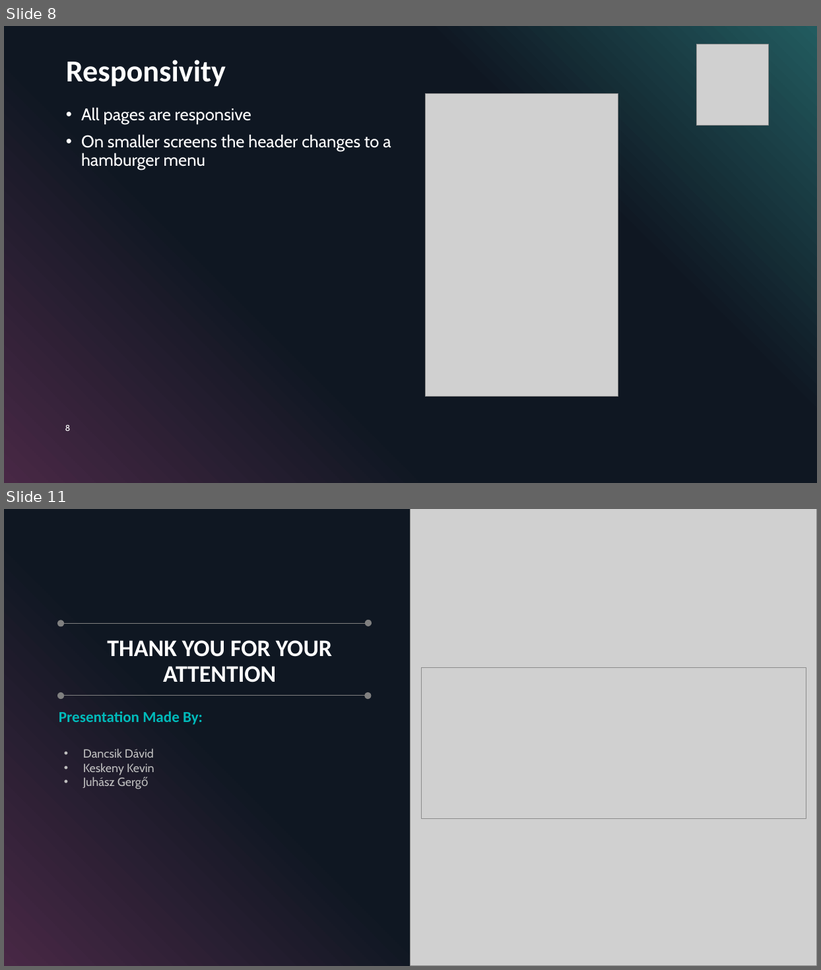
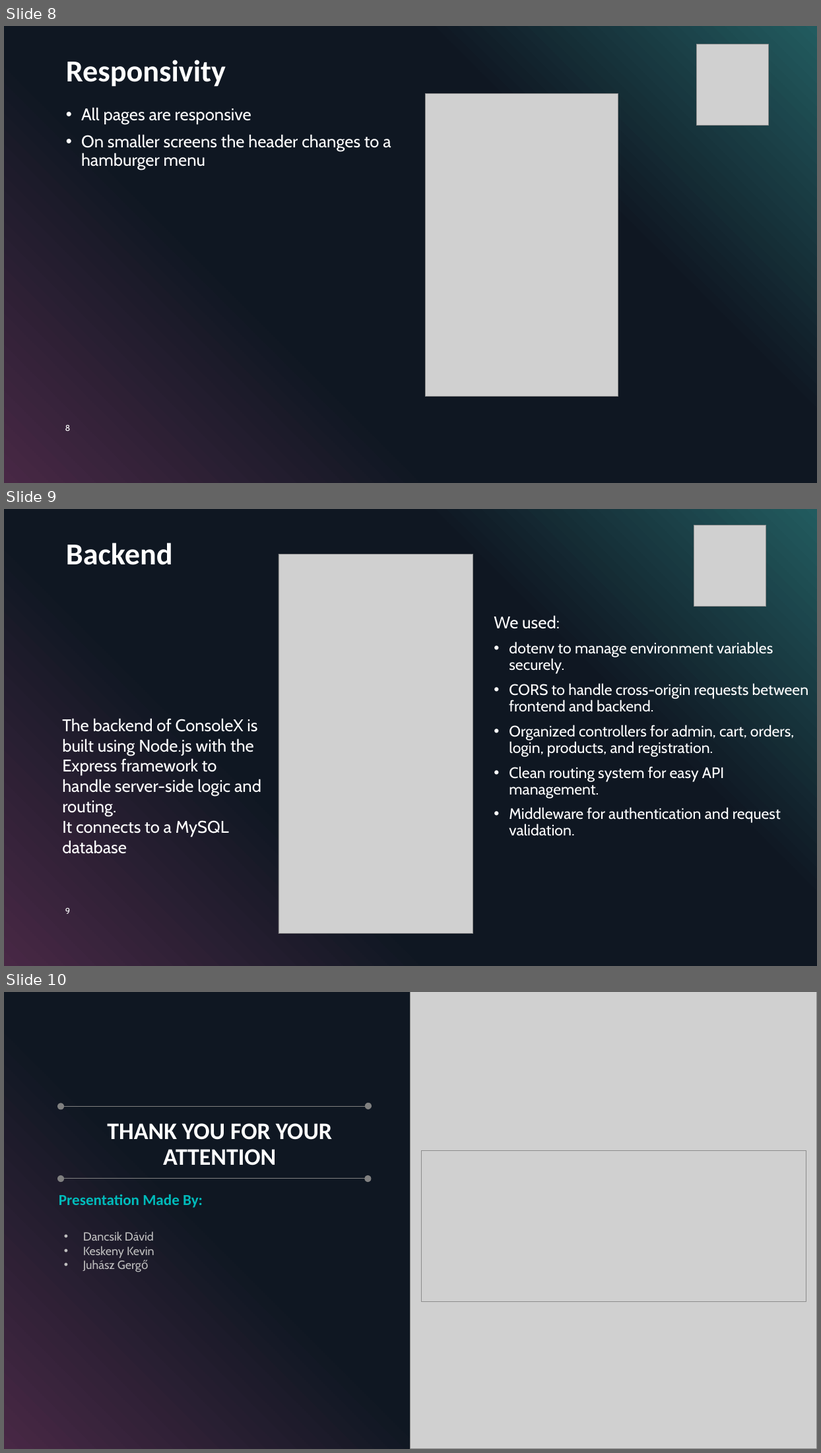
Before and after one commit to pollak-projects/ConsoleX, a slide deck: docs/ConsoleXPresentation.pptx. Shown one above the other, each under a label of ours: slides 8 and 11 before the commit, slides 8, 9 and 10 after it; the slides between them are not shown. The pictures are 821x970 and 821x1453 pixels, drawn with LibreOffice and Linux fonts; fonts in the diff are those of the drawing; grey boxes stand for pictures. Boxes give left, top, right and bottom in pixels: in the first picture for what was removed or moved away, otherwise in the second. Text is boxed around its words. In the diff, an @@ line names an element or a change of style, - is before the commit and + after.

```diff
--- a/docs/ConsoleXPresentation.pptx
+++ b/docs/ConsoleXPresentation.pptx
@@ slide 9 added at (x1=4, y1=509, x2=817, y2=966), background #000000; not listed: 5 template elements that a slide beside it also shows @@
@@ picture added at (x1=694, y1=525, x2=766, y2=606) @@
@@ title added at (x1=66, y1=543, x2=173, y2=565), 36 pt, text #FFFFFF, bold @@
+Backend
@@ picture added at (x1=279, y1=554, x2=473, y2=934) @@
@@ text added at (x1=494, y1=615, x2=809, y2=836), 18 pt, text #FFFFFF @@
+We used:
+• dotenv to manage environment variables securely.
+• CORS to handle cross-origin requests between frontend and backend.
+• Organized controllers for admin, cart, orders, login, products, and registration.
+• Clean routing system for easy API management.
+• Middleware for authentication and request validation.
@@ text added at (x1=62, y1=718, x2=261, y2=854), 20 pt, text #FFFFFF @@
+The backend of ConsoleX is built using Node.js with the Express framework to handle server-side logic and routing.
+It connects to a MySQL database
@@ page number added at (x1=65, y1=908, x2=70, y2=914), 10 pt, text #FFFFFF @@
+9
@@ what was slide 11 is now slide 10 @@
```
Also in this commit, not shown: 2 slides changed, 2 slides removed.
